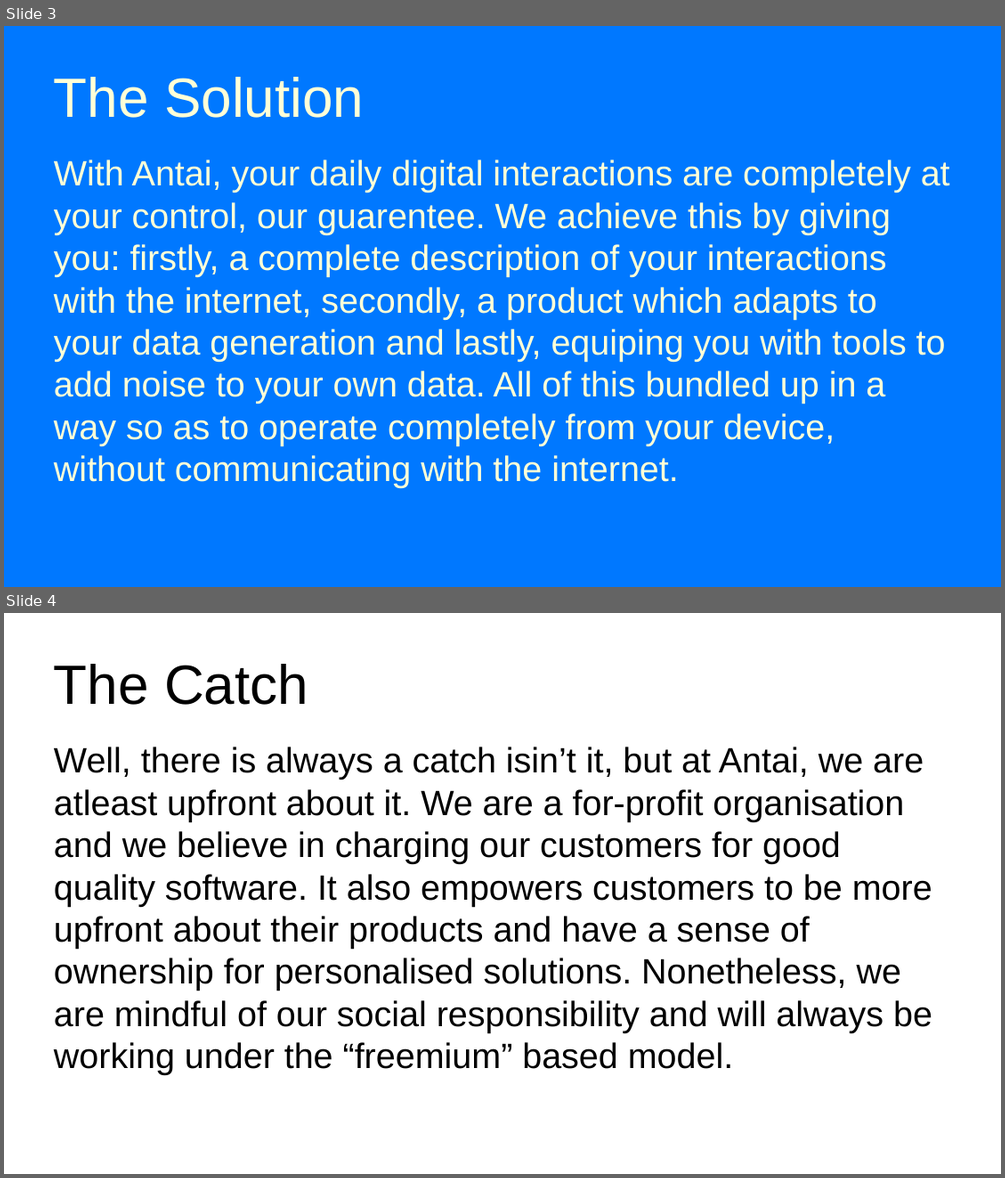
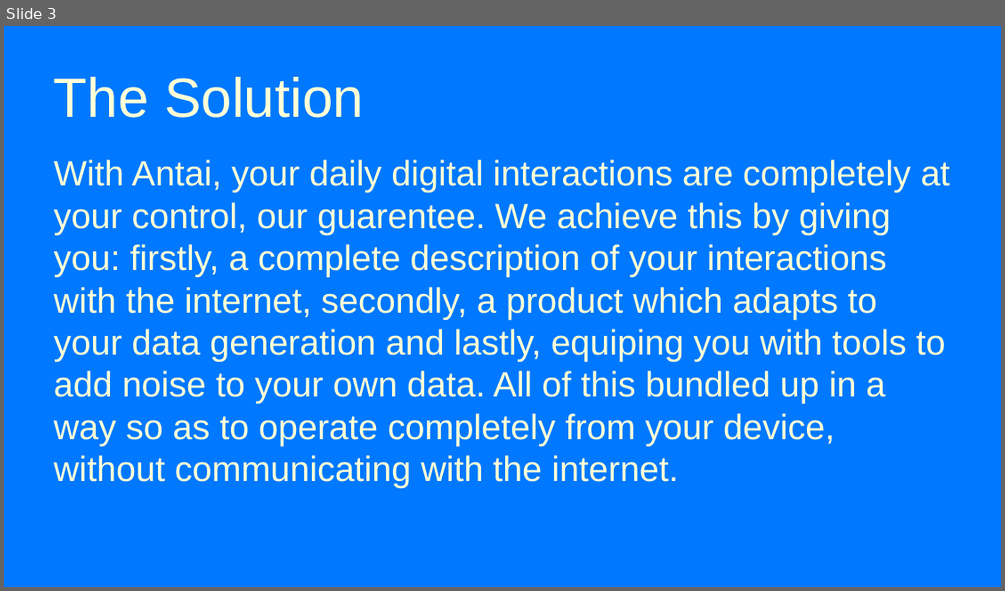
Before and after one commit to antai-nl-base/antai-web, a slide deck: story-ppt.odp. Shown one above the other, each under a label of ours: slides 3 and 4 before the commit, slide 3 after it. The pictures are 1005x1178 and 1005x591 pixels, drawn with LibreOffice and Linux fonts; fonts in the diff are those of the drawing. Boxes give left, top, right and bottom in pixels: in the first picture for what was removed or moved away, otherwise in the second. Text is boxed around its words. In the diff, an @@ line names an element or a change of style, - is before the commit and + after.

Commit message:
changed ppt-4 from the catch to the inspiration

```diff
--- a/story-ppt.odp
+++ b/story-ppt.odp
@@ slide 4 removed at (4, 613, 1001, 1174), background #FFFFFF @@
@@ title removed at (54, 664, 308, 705) @@
-The Catch
@@ subtitle removed at (54, 747, 932, 1075) @@
-Well, there is always a catch isin’t it, but at Antai, we are atleast upfront about it. We are a for-profit organisation and we believe in charging our customers for good quality software. It also empowers customers to be more upfront about their products and have a sense of ownership for personalised solutions. Nonetheless, we are mindful of our social responsibility and will always be working under the “freemium” based model.
```
Also in this commit, not shown: 1 slide added, 2 other files.
